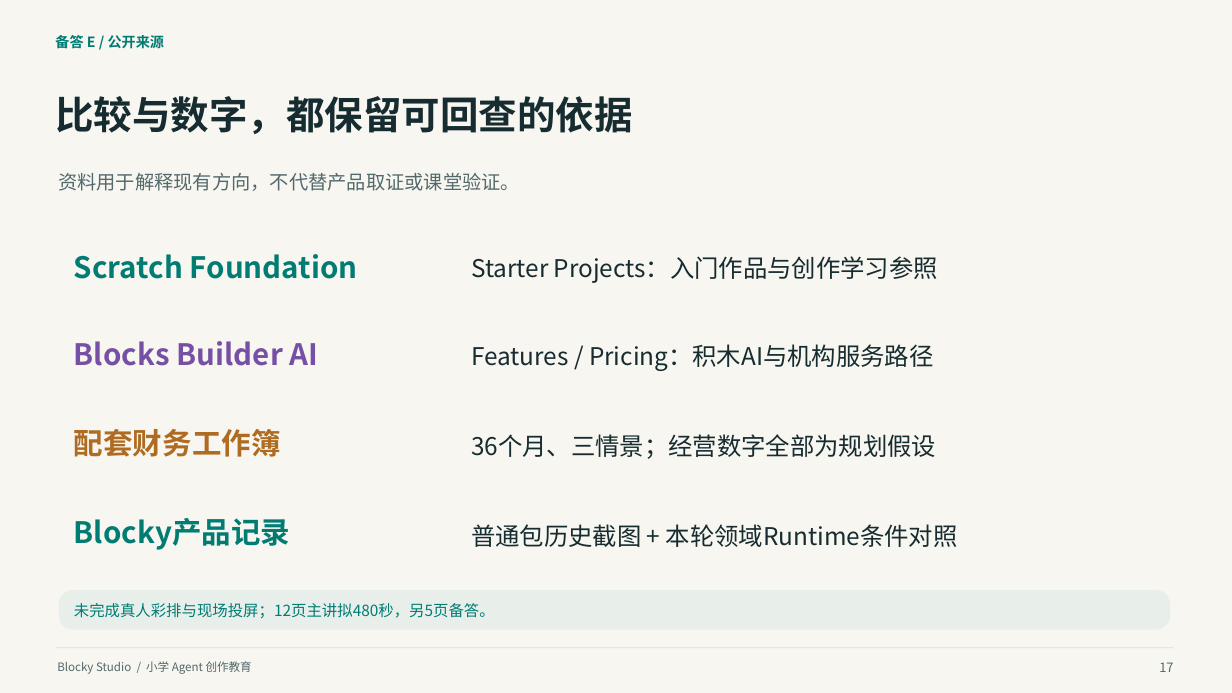
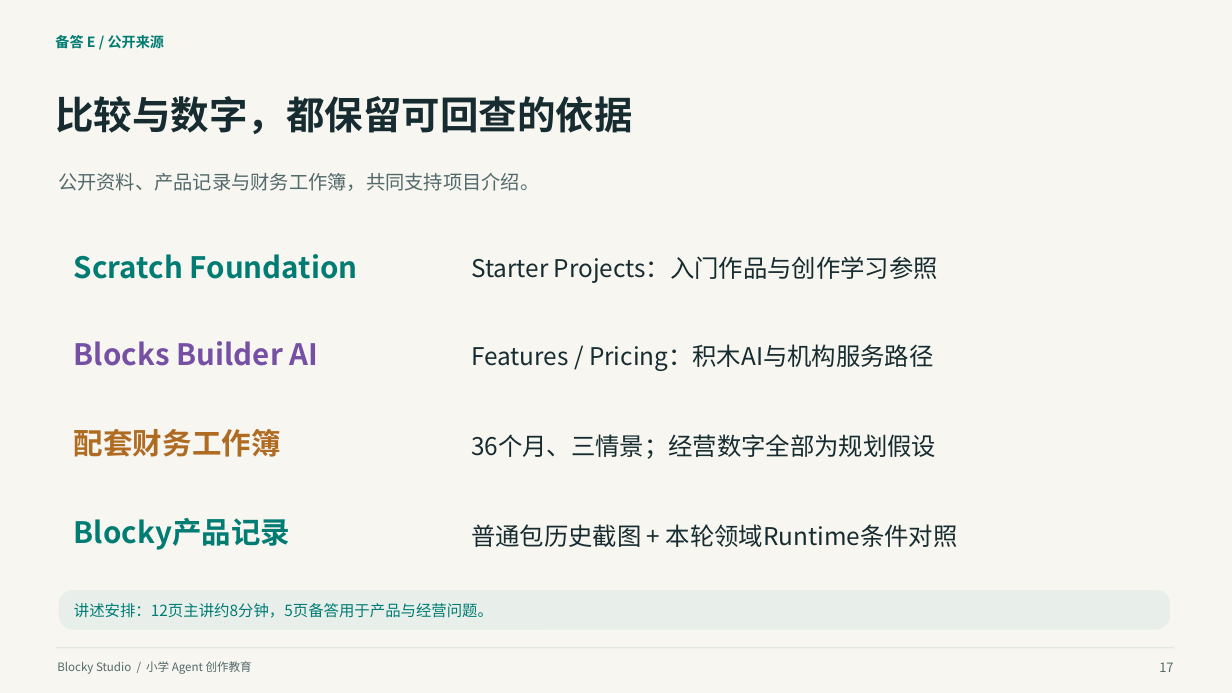
Before and after one commit to q2955161835-debug/Blocky-AI, a slide deck: slide 17 of doc/交付/2026-10-03-答辩与商业计划书/Blocky-Studio-小学Agent创作教育-2026-10-03.pptx. Drawn at 1232x693 pixels with LibreOffice and Linux fonts; fonts in the diff are those of the drawing. Boxes give left, top, right and bottom in pixels: in the first picture for what was removed or moved away, otherwise in the second. Text is boxed around its words. In the diff, an @@ line names an element or a change of style, - is before the commit and + after.

Commit message:
docs: revise pitch wording and record independent investor reaudit [skip ci]

```diff
--- a/doc/交付/2026-10-03-答辩与商业计划书/Blocky-Studio-小学Agent创作教育-2026-10-03.pptx
+++ b/doc/交付/2026-10-03-答辩与商业计划书/Blocky-Studio-小学Agent创作教育-2026-10-03.pptx
@@ text at (x1=58, y1=173, x2=539, y2=191): text changed @@
-资料用于解释现有方向，不代替产品取证或课堂验证。
+公开资料、产品记录与财务工作簿，共同支持项目介绍。
@@ text at (x1=74, y1=603, x2=493, y2=618): text changed @@
-未完成真人彩排与现场投屏；12页主讲拟480秒，另5页备答。
+讲述安排：12页主讲约8分钟，5页备答用于产品与经营问题。
```
Also in this commit, not shown: 14 other slides changed, 12 other files.
